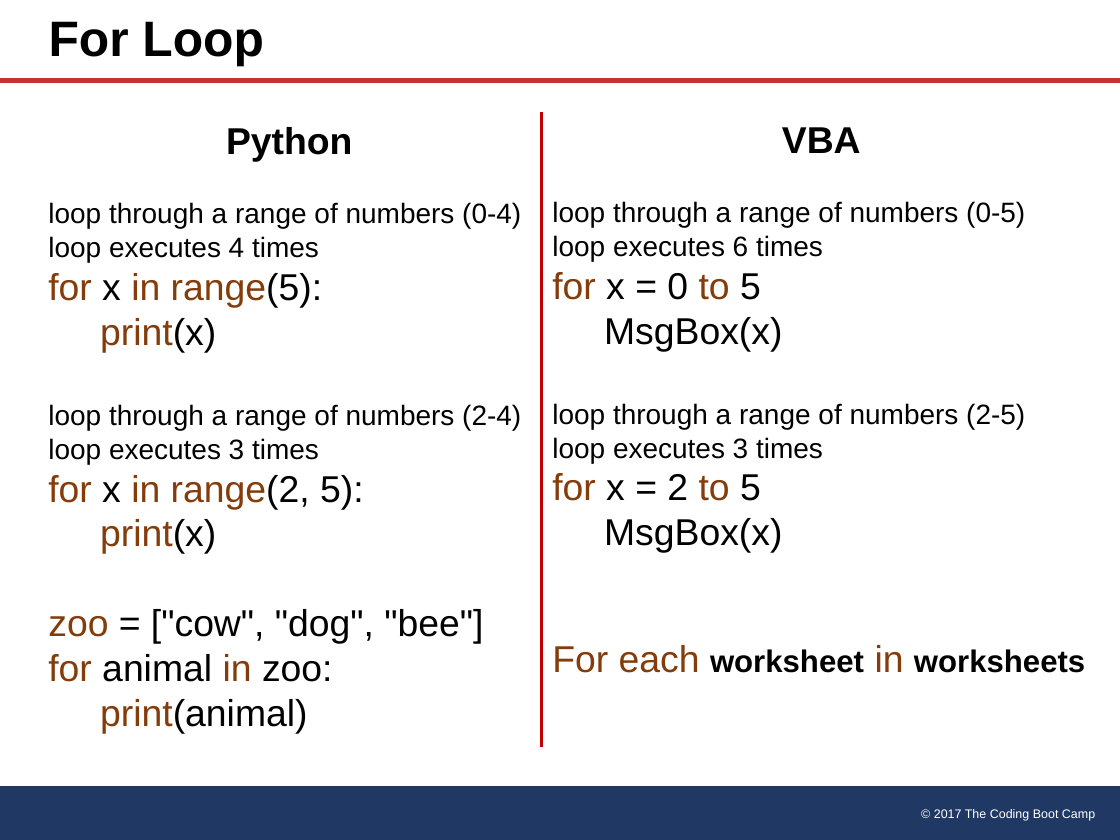
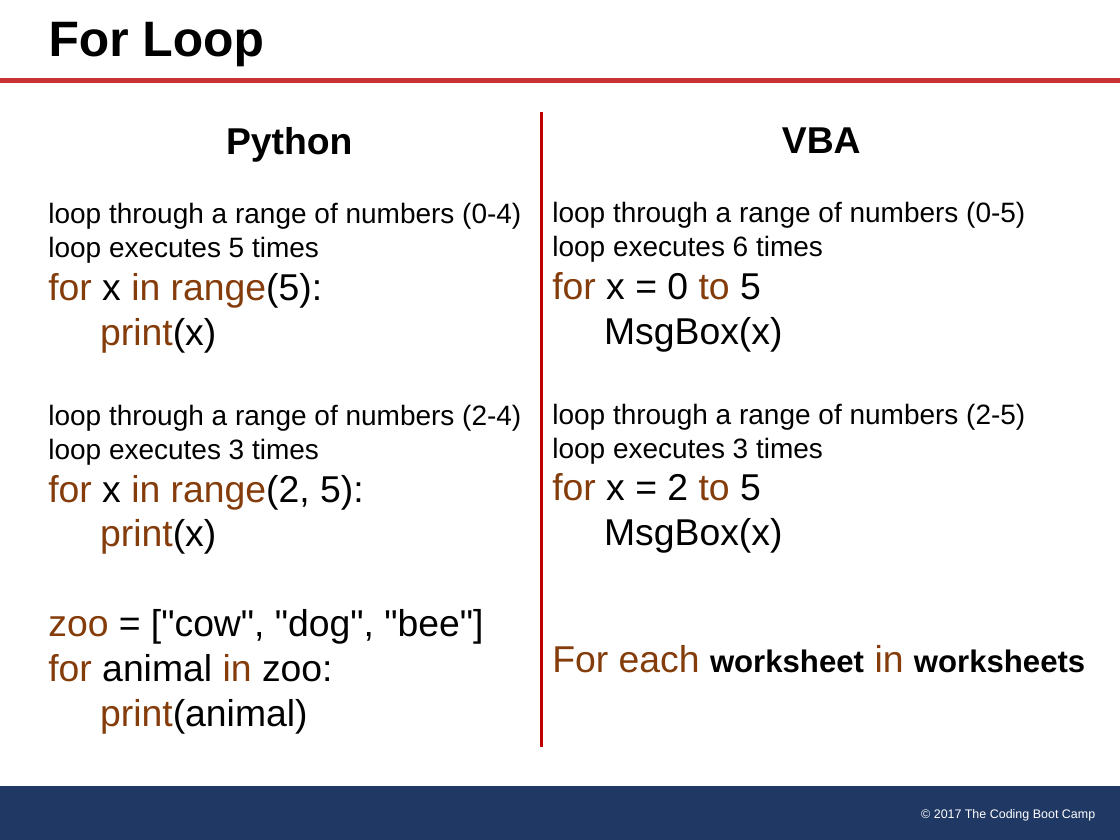
Before and after one commit to natmitch/umn, a slide deck: slide 26 of Power Points/Python.pptx. Drawn at 1120x840 pixels with LibreOffice and Linux fonts; fonts in the diff are those of the drawing. Boxes give left, top, right and bottom in pixels: in the first picture for what was removed or moved away, otherwise in the second. Text is boxed around its words. In the diff, an @@ line names an element or a change of style, - is before the commit and + after.

```diff
--- a/Power Points/Python.pptx
+++ b/Power Points/Python.pptx
@@ text at (48, 236, 319, 262): text changed @@
-loop executes 4 times
+loop executes 5 times
```
Also in this commit, not shown: 9 other files.
